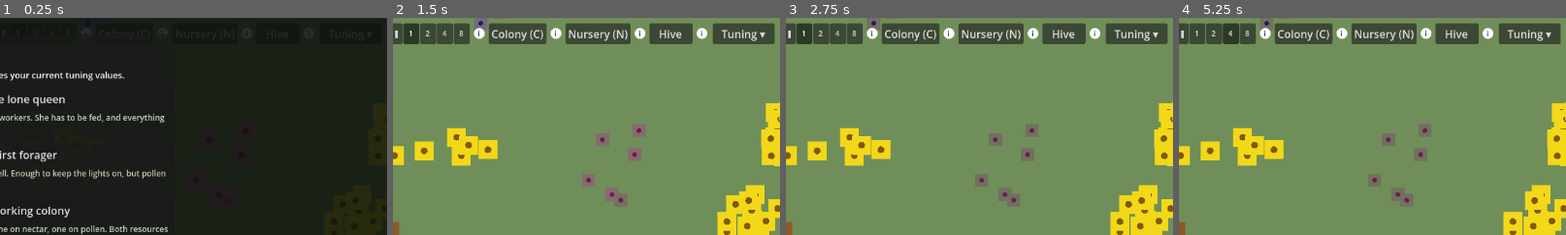
Above: before the commit, frames 1-4 (left to right).
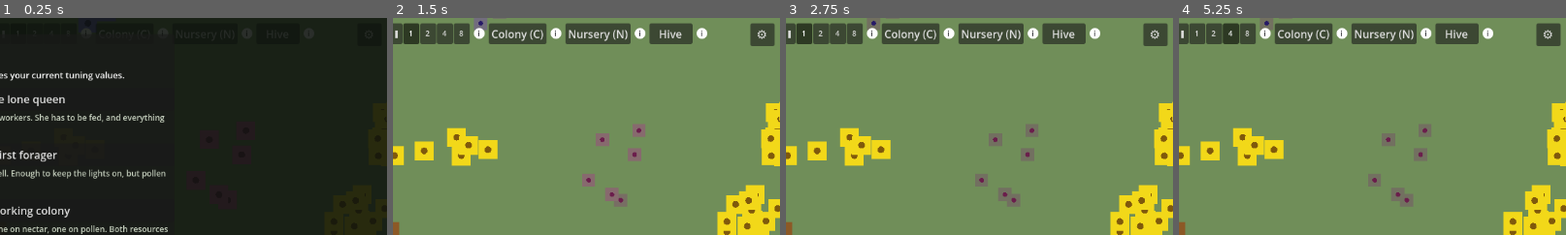
Above: after the commit, the same moments.

Repository: wonderburg7/meadow
Game: Godot game, scene res://scenes/Main.tscn
Two runs of this game, one before a commit and one after it. Both use one fixed random seed, a clock stepped at 60 frames per second and the inputs below.
Inputs:
- Up to frame 1 (0.25 s): no input
- Up to frame 2 (1.5 s): click "Tuning ▾" (after the commit: "⚙") at 0.5 s; click "Level 1 — The lone queen" at 1.25 s
- Up to frame 3 (2.75 s): click "• Food is running out" at 2 s
- Up to frame 4 (5.25 s): click "❚❚" at 2.75 s; click "1" at 3.5 s; click "2" at 4.25 s; click "4" at 5 s
The pictures show only the part of the screen within x 50-100%, y 0-50%; the shares and areas given below are measured in that part.

The runs differ from the first frame. In frame 2, 1.1% of the frame differs, in the area x 82-99%, y 2-13%; in frame 3, 1.1%; in frame 4, 1.1%.

Commit message:
Replace the tuner text button with a settings cog icon
The top-right "Tuning" button is now a plain cog glyph, matching the
game's placeholder-art convention (drawn, not an imported texture)
rather than a text label. Renamed the concept throughout to "the
settings window" in tooltips, dev-facing warnings and comments across
debug_panel.gd, colony_panel.gd, hud.gd, main.gd, main_menu.gd,
session.gd, ui.gd, README.md and CLAUDE.md -- debug_panel.gd itself
keeps its filename since nothing outside it references the class name,
only the node it adds to the scene tree.

Dropped the open/closed chevron that used to swap in the button text
("Tuning ▾"/"Tuning ▴") -- the panel opening or closing is feedback
enough for an icon-only button. Also corrected a stale README line
that had the button "along the bottom" (it's top-right, and always
has been).

tests/source_checks.py and tests/balance_tests.py both pass. Not
verified in the Godot editor -- worth a first look, since whether the
default UI font actually renders the cog glyph (U+2699) is the one
thing this environment can't check.

Co-Authored-By: Claude Sonnet 5 <noreply@anthropic.com>

Diff:
--- a/scripts/colony_panel.gd
+++ b/scripts/colony_panel.gd
@@ -31,7 +31,7 @@
 ## The readouts that can be starred into the top-left corner. `key` is
 ## what Session.pinned_stats holds and what the HUD matches on.
 const STAT_ROWS := [
-	{"key": "day", "tip": "The day counter. One in-game day is however many real seconds the tuning panel says."},
+	{"key": "day", "tip": "The day counter. One in-game day is however many real seconds the settings window says."},
 	{"key": "stores", "tip": "What is actually in the comb: nectar, pollen, ripe honey and royal jelly. Honey only counts once it has been fanned dry."},
 	{"key": "population", "tip": "How the colony is divided between jobs right now."},
 	{"key": "comb", "tip": "How much comb there is, how much of it is free, and how the brood is doing."},
@@ -105,7 +105,7 @@
 
 	_build_plot(_section(column, "Over time", false))
 
-## A collapsible section. Same pattern as the tuning panel and the cell
+## A collapsible section. Same pattern as the settings window and the cell
 ## popup, so all three behave the same way.
 func _section(column: VBoxContainer, title: String, open_by_default: bool) -> VBoxContainer:
 	if not section_open.has(title):
--- a/scripts/debug_panel.gd
+++ b/scripts/debug_panel.gd
@@ -1,5 +1,9 @@
 extends CanvasLayer
-## Tuning controls, collapsed behind a button in the top-right corner.
+## The settings window: every tuning control, collapsed behind a cog
+## icon in the top-right corner. Was a text button reading "Tuning" --
+## renamed and re-iconed 14 Aug 2026, but the file itself keeps its old
+## name (debug_panel.gd) since nothing outside this file references the
+## class, only the scene tree node it adds itself as.
 ## Editing a value doesn't change bees/flowers already in the world --
 ## press "Restart Run" to respawn everything with the new numbers
 ## (they live in the GameConfig autoload, so they survive the reload).
@@ -708,13 +712,18 @@
 	# Anchored to the top-right corner so it tracks window resizing.
 	# hud.gd keeps this width clear for us, so the two bars can't overlap.
 	toggle_button = Button.new()
-	toggle_button.text = "Tuning ▾"
-	toggle_button.custom_minimum_size = Vector2(92, 26)
+	# A plain cog glyph rather than a loaded texture, consistent with the
+	# rest of the game's placeholder-art approach of drawing everything
+	# rather than importing assets. Sized up with its own font override
+	# since the button itself is now icon-sized rather than text-width.
+	toggle_button.text = "⚙"
+	toggle_button.add_theme_font_size_override("font_size", 18)
+	toggle_button.custom_minimum_size = Vector2(36, 26)
 	toggle_button.set_anchors_preset(Control.PRESET_TOP_RIGHT)
 	toggle_button.grow_horizontal = Control.GROW_DIRECTION_BEGIN
 	toggle_button.offset_right = -8
 	toggle_button.offset_top = 8
-	toggle_button.tooltip_text = "Open the tuning panel. Changing a value here affects bees and flowers created from then on -- press Restart Run to rebuild the whole world with the new numbers."
+	toggle_button.tooltip_text = "Open the settings window. Changing a value here affects bees and flowers created from then on -- press Restart Run to rebuild the whole world with the new numbers."
 	toggle_button.pressed.connect(_toggle_panel)
 	add_child(toggle_button)
 
@@ -759,7 +768,7 @@
 		# guard against a renamed setting leaving a dead row behind --
 		# that used to crash the panel on startup with a confusing error
 		if setting_get(entry.key) == null:
-			push_warning("Tuning panel refers to a missing setting: %s" % entry.key)
+			push_warning("Settings window refers to a missing setting: %s" % entry.key)
 			continue
 		found.append(entry)
 	return found
@@ -907,7 +916,9 @@
 
 func _toggle_panel() -> void:
 	panel.visible = not panel.visible
-	toggle_button.text = "Tuning ▴" if panel.visible else "Tuning ▾"
+	# The cog itself doesn't change state -- the panel opening or closing
+	# is feedback enough, the way it wasn't when this button was just a
+	# label reading "Tuning".
 
 func _make_row(entry: Dictionary) -> Control:
 	var row := HBoxContainer.new()
@@ -1025,7 +1036,6 @@
 		push_warning("No main menu in the scene to return to")
 		return
 	panel.visible = false
-	toggle_button.text = "Tuning ▾"
 	menus[0].open()
 
 func _restart() -> void:
--- a/scripts/hud.gd
+++ b/scripts/hud.gd
@@ -239,13 +239,13 @@
 func _ready() -> void:
 	process_mode = PROCESS_MODE_ALWAYS
 	layer = 9
-	# So the tuning panel can find the corner readout to refresh it when
+	# So the settings window can find the corner readout to refresh it when
 	# a star is toggled, without either script holding a reference to the
 	# other.
 	add_to_group("huds")
 
 	# The controls used to be printed here permanently. They now live in
-	# the Tuning panel's Interface section, which keeps the corner of the
+	# the settings window's Interface section, which keeps the corner of the
 	# screen clear once you know them.
 	#
 	# One column for everything in the corner: the starred readouts, then
@@ -404,7 +404,7 @@
 ## The popup had grown to five rows of buttons plus two checkboxes, all
 ## on screen at once, which is more than anyone can scan while a click is
 ## in progress. It's now grouped into collapsible sections, the same
-## pattern the tuning panel uses.
+## pattern the settings window uses.
 ##
 ## Only "Reserve for" starts open, because that is the one thing you do
 ## to nearly every cell. The rest are things you do occasionally and
@@ -617,7 +617,7 @@
 		# force on the cell being shown
 		live_buttons["priority_%d" % tier] = btn
 
-	tier_row.add_child(_info("How much of the queen's laying th …(364 unchanged characters)… lone. The weights themselves are in the tuning panel."))
+	tier_row.add_child(_info("How much of the queen's laying th …(364 unchanged characters)… lone. The weights themselves are in the settings window."))
 
 ## Sealing a cell. A colony with honey in it drinks the honey; this is
 ## how you set some aside for a hard stretch instead.
--- a/scripts/main.gd
+++ b/scripts/main.gd
@@ -264,7 +264,7 @@
 var pending_preference_bees: Array = []
 
 func _ready() -> void:
-	add_to_group("world")   # so the tuning panel can find us to save
+	add_to_group("world")   # so the settings window can find us to save
 	process_mode = PROCESS_MODE_ALWAYS   # keep input and camera alive while paused
 	Engine.time_scale = 1.0
 	seed(12345)   # fixed layout while tuning -- delete for a random meadow each run
@@ -383,7 +383,7 @@
 
 	# The main menu sits above everything and pauses the run behind it.
 	# It opens by itself the first time the game is launched, and after
-	# that only when the player asks for it from the tuning panel.
+	# that only when the player asks for it from the settings window.
 	var menu := MainMenu.new()
 	menu.level_chosen.connect(_on_level_chosen)
 	add_child(menu)
--- a/scripts/main_menu.gd
+++ b/scripts/main_menu.gd
@@ -3,7 +3,7 @@
 ## offers a choice of starting stage.
 ##
 ## It opens by itself the first time the game is launched, and after that
-## only when the player picks "Return to Main Menu" in the tuning panel.
+## only when the player picks "Return to Main Menu" in the settings window.
 ## Choosing a stage sets Session.starting_level and reloads the scene
 ## (main.gd does the reloading, via the level_chosen signal), so every
 ## stage is built by the same world-building code rather than a separate
@@ -49,9 +49,9 @@
 
 func _ready() -> void:
 	process_mode = PROCESS_MODE_ALWAYS   # the menu still works while paused
-	layer = 20                           # above the HUD and the tuning panel
+	layer = 20                           # above the HUD and the settings window
 	visible = false
-	# so the tuning panel's "Return to Main Menu" button can find us
+	# so the settings window's "Return to Main Menu" button can find us
 	# without main.gd having to wire the two together
 	add_to_group("main_menu")
 
--- a/scripts/session.gd
+++ b/scripts/session.gd
@@ -3,7 +3,7 @@
 ## that survive a scene reload, and the player's interface preferences.
 ##
 ## These all used to live in GameConfig alongside `egg_pollen_cost` and
-## `brood_develop_time`, which caused two real problems. The tuning panel
+## `brood_develop_time`, which caused two real problems. The settings window
 ## had to keep a hand-written list of which keys were actually tunable,
 ## because showing "sim_time" as a settable number would be nonsense. And
 ## saving a run wrote the player's starred readouts into the save file
--- a/scripts/ui.gd
+++ b/scripts/ui.gd
@@ -42,7 +42,7 @@
 		box.set_border_width_all(0)
 		badge.add_theme_stylebox_override(style_name, box)
 
-	# Every badge joins one group so the tuning panel's "Show info icons"
+	# Every badge joins one group so the settings window's "Show info icons"
 	# switch can hide them all at once, wherever they happen to live.
 	badge.add_to_group("info_badges")
 	badge.visible = Session.show_info_badges
Not shown, changed: CLAUDE.md
Not shown, changed: README.md
